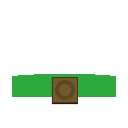
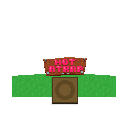
Layer changes from the first 128×128 image to the second:
added layer "Layer 7" above "Layer 5" over [43, 57, 87, 76]
added layer "Layer 5" (40%) above "Layer 1" over [12, 74, 116, 97]
